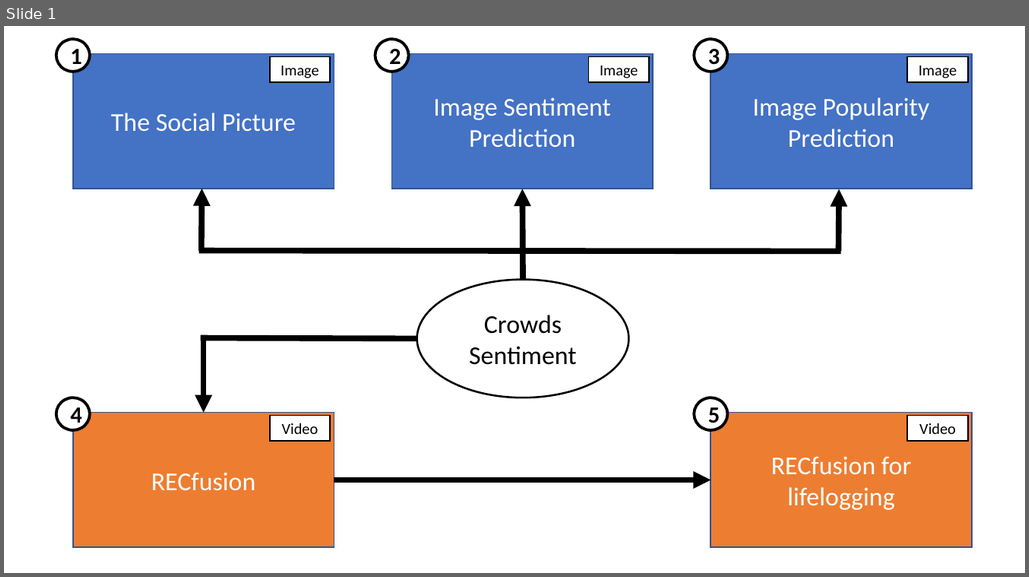
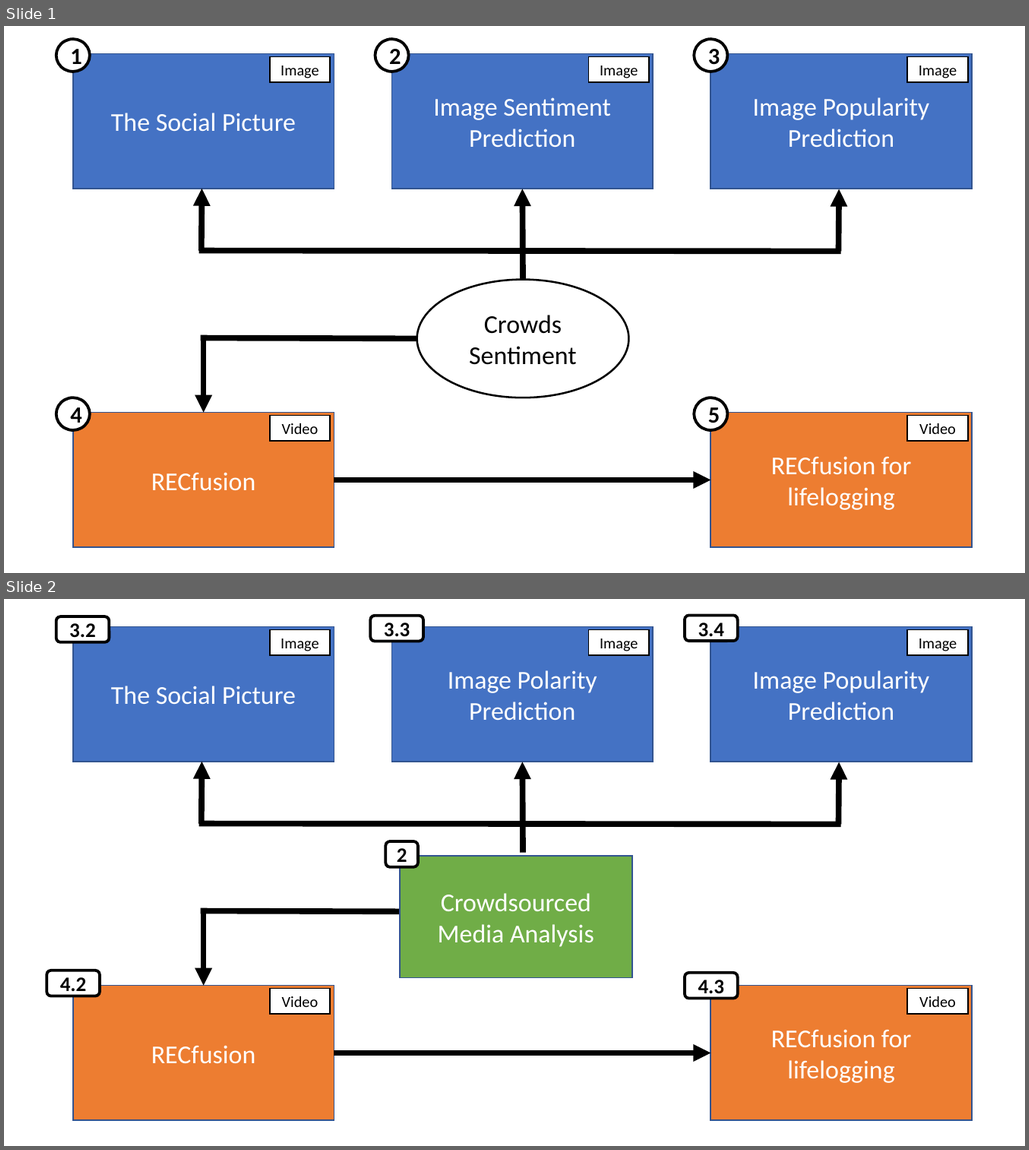
Before and after one commit to alex88o/PhdThesis, a slide deck: schema.pptx. Shown one above the other, each under a label of ours: slide 1 before the commit, slides 1 and 2 after it. The pictures are 1029x577 and 1029x1150 pixels, drawn with LibreOffice and Linux fonts; fonts in the diff are those of the drawing. Boxes give left, top, right and bottom in pixels: in the first picture for what was removed or moved away, otherwise in the second. Text is boxed around its words. In the diff, an @@ line names an element or a change of style, - is before the commit and + after.

```diff
--- a/schema.pptx
+++ b/schema.pptx
@@ slide 2 added at (4,599,1025,1146), background #FFFFFF @@
@@ rounded rectangle added at (56,616,109,642), fill #FFFFFF, outline #000000 2.25 pt, 16 pt, text #000000, bold @@
+3.2
@@ rounded rectangle added at (371,616,424,642), fill #FFFFFF, outline #000000 2.25 pt, 16 pt, text #000000, bold @@
+3.3
@@ rounded rectangle added at (685,616,738,642), fill #FFFFFF, outline #000000 2.25 pt, 16 pt, text #000000, bold @@
+3.4
@@ rectangle added at (72,627,334,762), fill #4472C4, outline #325491 1 pt, 20 pt, text #FFFFFF @@
+The Social Picture
@@ rectangle added at (270,629,330,655), fill #FFFFFF, outline #000000 1 pt, 12 pt, text #000000 @@
+Image
@@ rectangle added at (392,627,654,762), fill #4472C4, outline #325491 1 pt, 20 pt, text #FFFFFF @@
+Image Polarity Prediction
@@ rectangle added at (589,629,649,655), fill #FFFFFF, outline #000000 1 pt, 12 pt, text #000000 @@
+Image
@@ rectangle added at (712,627,972,762), fill #4472C4, outline #325491 1 pt, 20 pt, text #FFFFFF @@
+Image Popularity Prediction
@@ rectangle added at (908,629,969,655), fill #FFFFFF, outline #000000 1 pt, 12 pt, text #000000 @@
+Image
@@ arrow added from (202, 823) to (202, 761), #000000 4.5 pt @@
@@ arrow added from (523, 853) to (523, 762), #000000 4.5 pt @@
@@ arrow added from (839, 824) to (840, 762), #000000 4.5 pt @@
@@ line added from (199, 823) to (842, 824), #000000 4.5 pt @@
@@ rounded rectangle added at (386,842,418,868), fill #FFFFFF, outline #000000 2.25 pt, 16 pt, text #000000, bold @@
+2
@@ rectangle added at (400,856,633,978), fill #70AD47, outline #325491 1 pt, 20 pt, text #FFFFFF @@
+Crowdsourced Media Analysis
@@ line added from (201, 911) to (417, 911), #000000 4.5 pt @@
@@ arrow added from (203, 911) to (203, 986), #000000 4.5 pt @@
@@ rounded rectangle added at (47,971,100,996), fill #FFFFFF, outline #000000 2.25 pt, 16 pt, text #000000, bold @@
+4.2
@@ rectangle added at (72,986,334,1121), fill #ED7D31, outline #325491 1 pt, 20 pt, text #FFFFFF @@
+RECfusion
@@ rounded rectangle added at (685,972,738,999), fill #FFFFFF, outline #000000 2.25 pt, 16 pt, text #000000, bold @@
+4.3
@@ rectangle added at (712,986,972,1121), fill #ED7D31, outline #325491 1 pt, 20 pt, text #FFFFFF @@
+RECfusion for lifelogging
@@ rectangle added at (270,988,330,1014), fill #FFFFFF, outline #000000 1 pt, 12 pt, text #000000 @@
+Video
@@ rectangle added at (908,988,969,1014), fill #FFFFFF, outline #000000 1 pt, 12 pt, text #000000 @@
+Video
@@ arrow added from (334, 1053) to (712, 1053), #000000 4.5 pt @@
```
Also in this commit, not shown: 22 other files.
